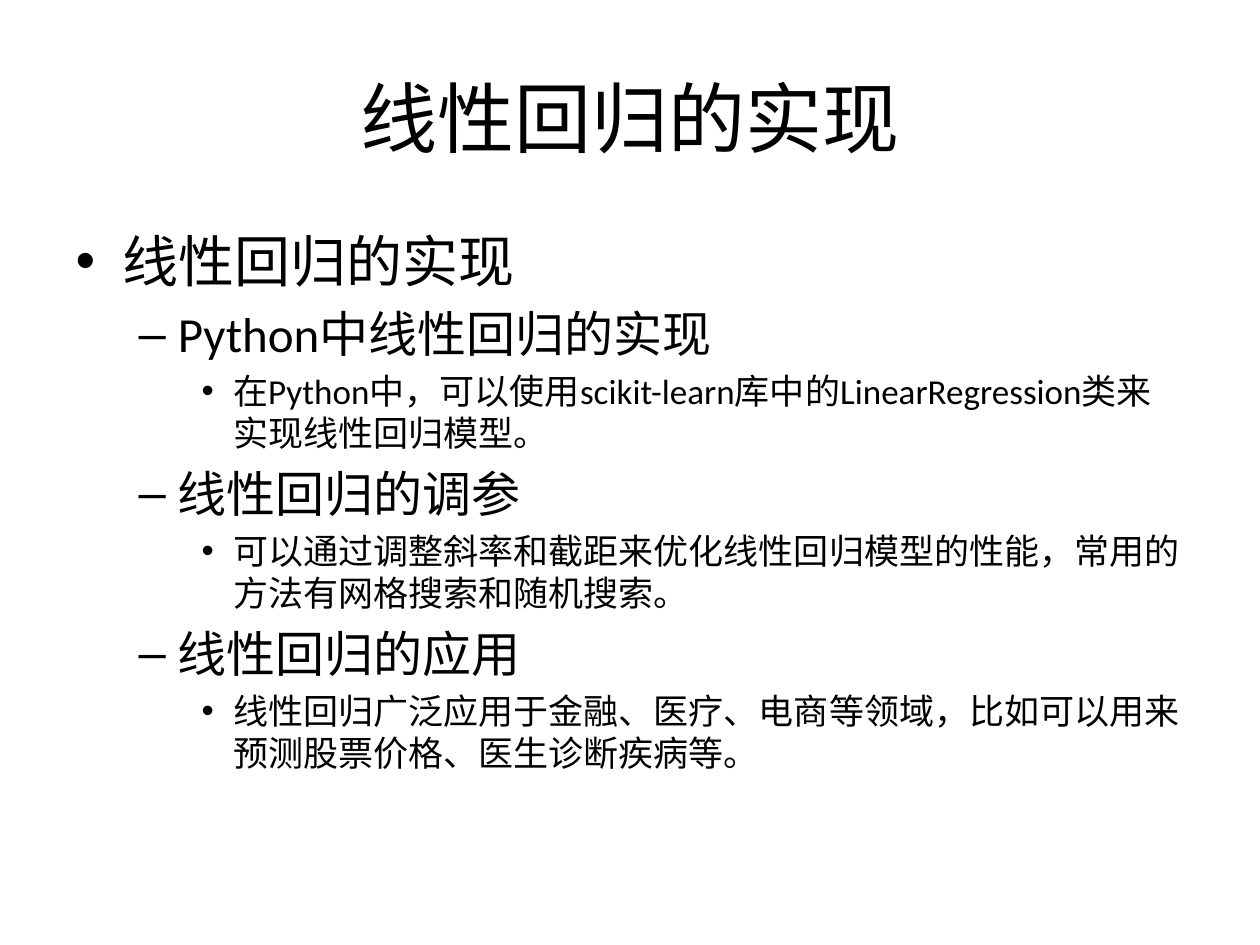
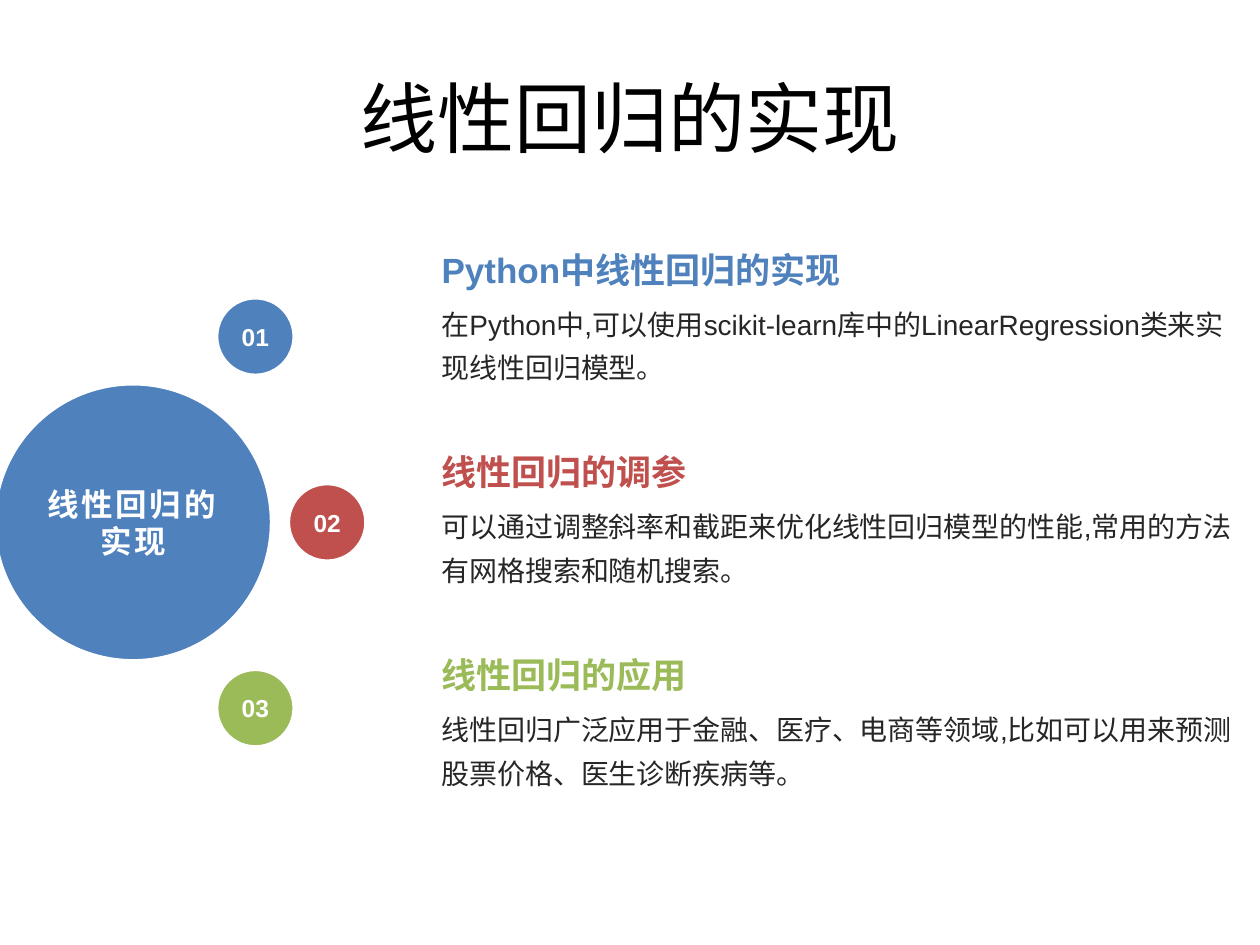
Before and after one commit to CWJ10242048/Lingxi-Lesson-Preparation-System, a slide deck: slide 4 of result/机器学习课程线性回归课时教学PPT.pptx. Drawn at 1260x945 pixels with LibreOffice and Linux fonts; fonts in the diff are those of the drawing; background and template pictures are left out. Boxes give left, top, right and bottom in pixels: in the first picture for what was removed or moved away, otherwise in the second. Text is boxed around its words. In the diff, an @@ line names an element or a change of style, - is before the commit and + after.

```diff
--- a/result/机器学习课程线性回归课时教学PPT.pptx
+++ b/result/机器学习课程线性回归课时教学PPT.pptx
@@ text removed at (123, 234, 1179, 769) @@
-• 线性回归的实现
-  – Python中线性回归的实现
-    • 在Python中，可以使用scikit-learn库中的LinearRegression类来实现线性回归模型。
-  – 线性回归的调参
-    • 可以通过调整斜率和截距来优化线性回归模型的性能，常用的方法有网格搜索和随机搜索。
-  – 线性回归的应用
-    • 线性回归广泛应用于金融、医疗、电商等领域，比如可以用来预测股票价格、医生诊断疾病等。
@@ freeform shape added at (0, 256, 330, 789), outline #808080 2 pt @@
@@ text added at (442, 255, 841, 290), 20 pt, text #4F81BD, bold @@
+Python中线性回归的实现
@@ ellipse added at (217, 297, 295, 375), fill #4F81BD, outline #DCE6F2 2 pt, 14 pt, text #FFFFFF, bold @@
+01
@@ text added at (442, 311, 1224, 381), 16 pt, text #262626 @@
+在Python中,可以使用scikit-learn库中的LinearRegression类来实现线性回归模型。
@@ ellipse added at (0, 384, 272, 662), fill #4F81BD, outline #CAD9EB 2 pt, 18 pt, text #FFFFFF, bold @@
+线性回归的实现
@@ text added at (442, 455, 687, 489), 20 pt, text #C0504D, bold @@
+线性回归的调参
@@ ellipse added at (289, 484, 367, 562), fill #C0504D, outline #F2DCDB 2 pt, 14 pt, text #FFFFFF, bold @@
+02
@@ text added at (442, 513, 1232, 584), 16 pt, text #262626 @@
+可以通过调整斜率和截距来优化线性回归模型的性能,常用的方法有网格搜索和随机搜索。
@@ text added at (442, 658, 687, 692), 20 pt, text #9BBB59, bold @@
+线性回归的应用
@@ ellipse added at (217, 669, 295, 747), fill #9BBB59, outline #EBF1DE 2 pt, 14 pt, text #FFFFFF, bold @@
+03
@@ text added at (442, 716, 1232, 787), 16 pt, text #262626 @@
+线性回归广泛应用于金融、医疗、电商等领域,比如可以用来预测股票价格、医生诊断疾病等。
```
Also in this commit, not shown: 6 other slides changed, 20 other files.
